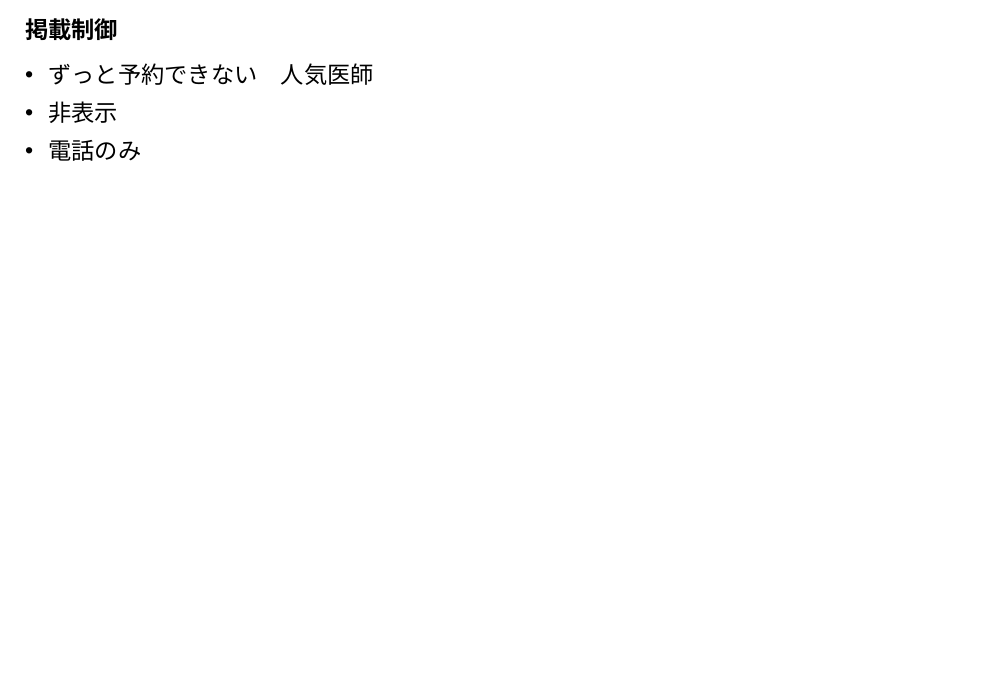
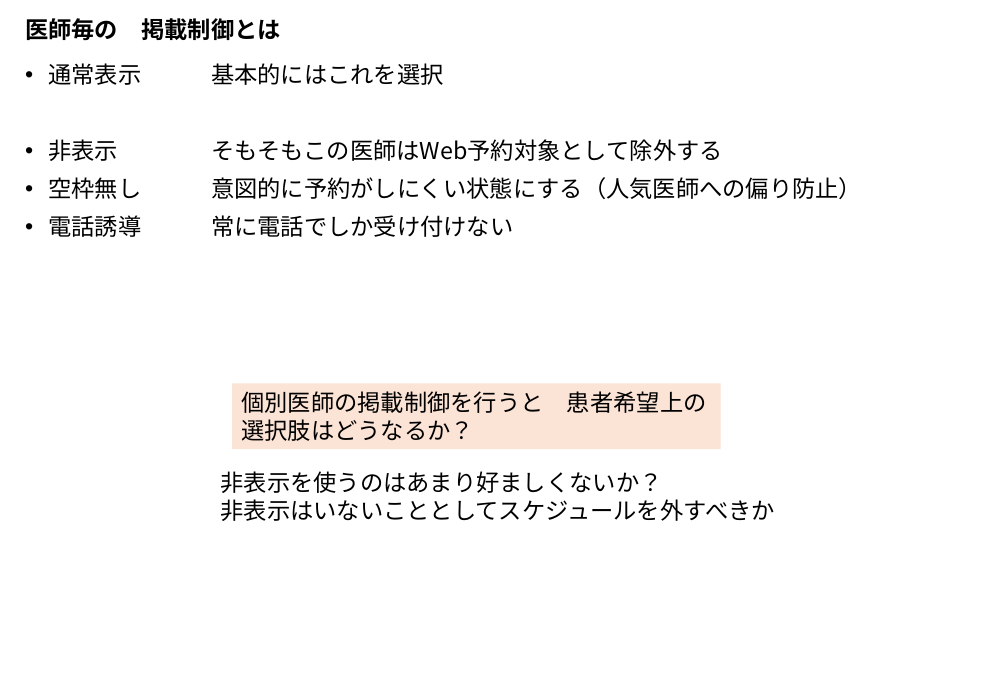
Before and after one commit to MishimaAkifumi-Private/FureaiGp-GairaiYoyakuSystem, a slide deck: slide 41 of Manual/UsersGuide.pptx (slide 40 before the commit). Drawn at 1008x698 pixels with LibreOffice and Linux fonts; fonts in the diff are those of the drawing. Boxes give left, top, right and bottom in pixels: in the first picture for what was removed or moved away, otherwise in the second. Text is boxed around its words. In the diff, an @@ line names an element or a change of style, - is before the commit and + after.

```diff
--- a/Manual/UsersGuide.pptx
+++ b/Manual/UsersGuide.pptx
@@ title at [25,18,281,40]: text changed @@
-掲載制御
+医師毎の 掲載制御とは
@@ text at [48,63,862,237]: text changed @@
-• ずっと予約できない 人気医師
-• 非表示
-• 電話のみ
+• 通常表示 基本的にはこれを選択
+• 非表示 そもそもこの医師はWeb予約対象として除外する
+• 空枠無し 意図的に予約がしにくい状態にする（人気医師への偏り防止）
+• 電話誘導 常に電話でしか受け付けない
@@ rectangle added at [233,383,721,450], fill #FBE3D6, 18 pt, text #000000 @@
+個別医師の掲載制御を行うと 患者希望上の
+選択肢はどうなるか？
@@ text added at [221,471,775,521], 18 pt, text #000000 @@
+非表示を使うのはあまり好ましくないか？
+非表示はいないこととしてスケジュールを外すべきか
```
Also in this commit, not shown: 3 other slides changed, 4 slides added, 3 slides removed, 5 other files.
